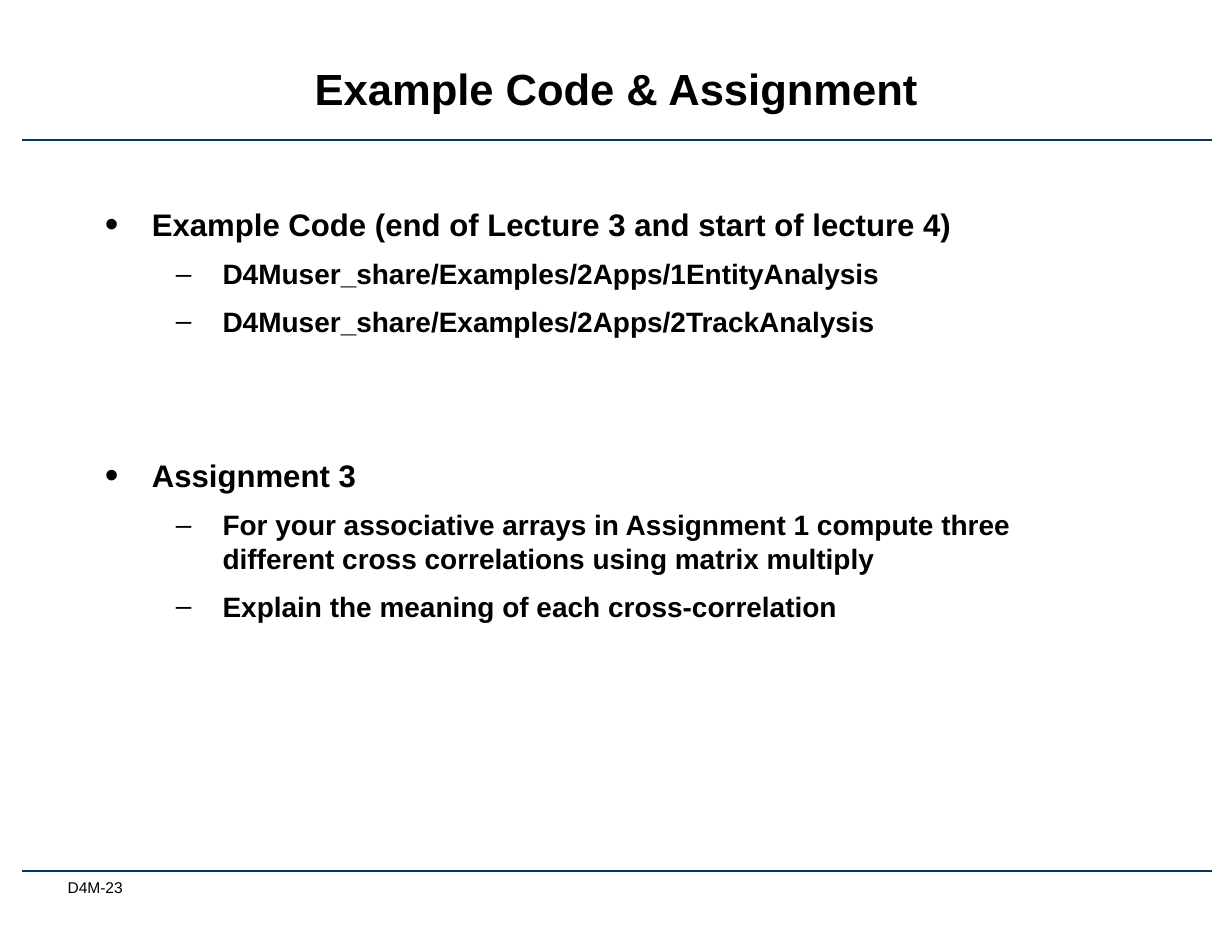
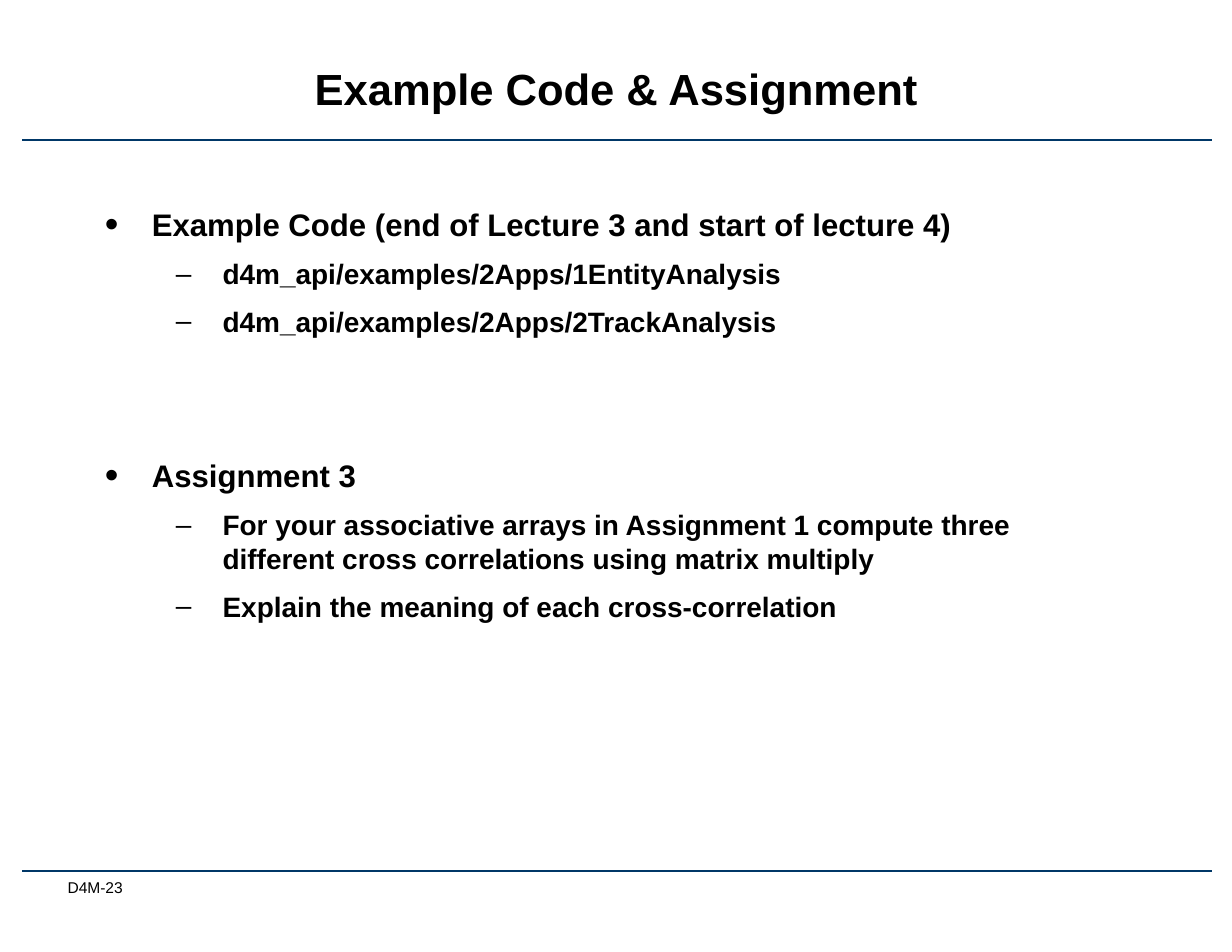
Before and after one commit to Accla/d4m, a slide deck: slide 23 of docs/Lec04-StructuredData.pptx. Drawn at 1232x952 pixels with LibreOffice and Linux fonts; fonts in the diff are those of the drawing; background and template pictures are left out. Boxes give left, top, right and bottom in pixels: in the first picture for what was removed or moved away, otherwise in the second. Text is boxed around its words. In the diff, an @@ line names an element or a change of style, - is before the commit and + after.

```diff
--- a/docs/Lec04-StructuredData.pptx
+++ b/docs/Lec04-StructuredData.pptx
@@ text at box(223, 263, 781, 337): text changed @@
-  – D4Muser_share/Examples/2Apps/1EntityAnalysis
-  – D4Muser_share/Examples/2Apps/2TrackAnalysis
+  – d4m_api/examples/2Apps/1EntityAnalysis
+  – d4m_api/examples/2Apps/2TrackAnalysis
```
Also in this commit, not shown: 15 other slides changed.
